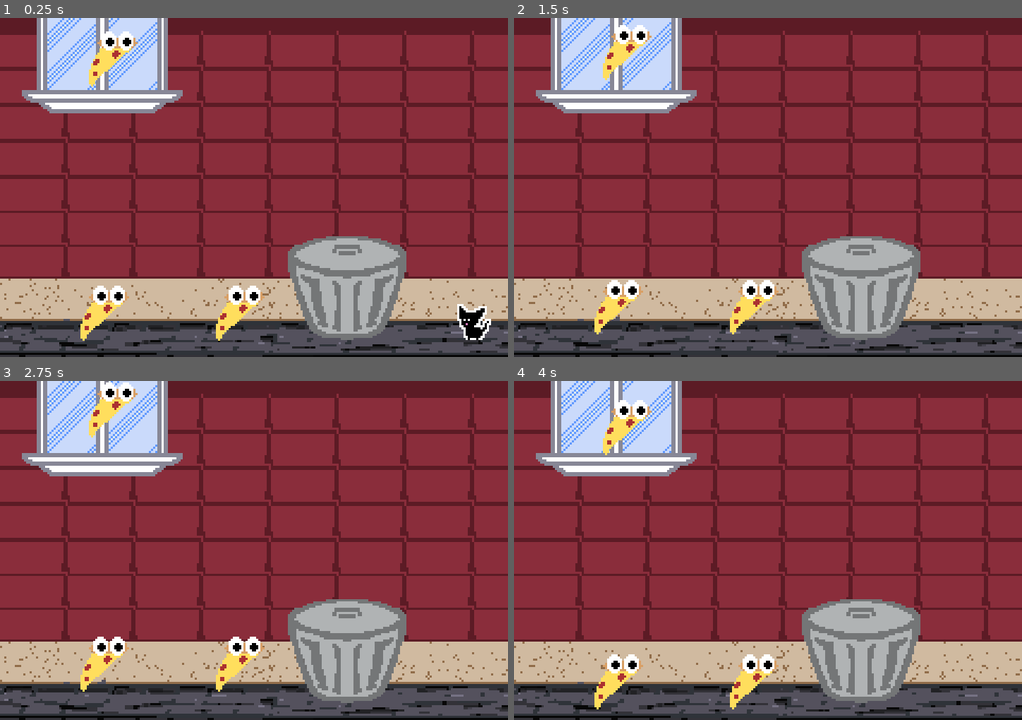
Above: before the commit, frames 1-4 (two rows, left to right).
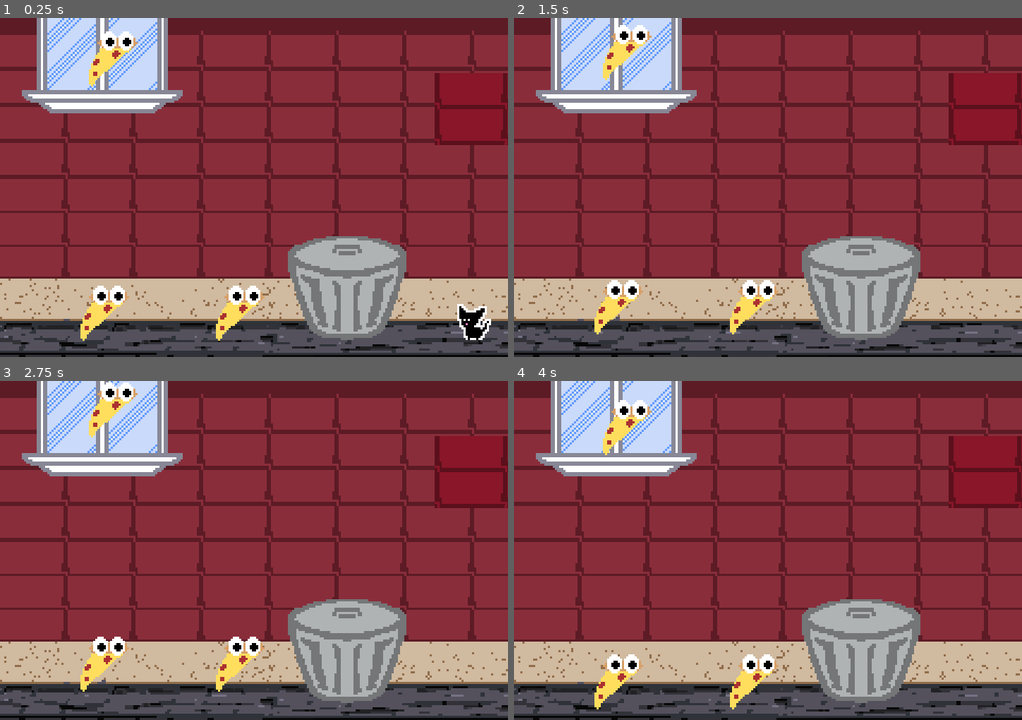
Above: after the commit, the same moments.

Repository: zcarter95/Chonk-Furrever
Game: Godot game, scene res://Managers/SceneSwitcher.tscn
The game is run twice, just before and just after one commit, with the same random seed, the same clock (stepped at 60 frames per second) and the same inputs.
Inputs:
- Up to frame 1 (0.25 s): no input
- Up to frame 2 (1.5 s): hold D (right) from 0.53 s (still down); tap Space (jump) at 0.77 s
- Up to frame 3 (2.75 s): tap Space (jump) at 1.52 s; release D (right) at 2.03 s; hold A (left) from 2.03 s (still down)
- Up to frame 4 (4 s): release A (left) at 2.78 s; hold D (right) from 2.78 s (still down); tap Space (jump) at 3.02, 3.77 s

The runs differ from the first frame. In frame 1, 0.9% of the frame differs, in the area x 85-100%, y 16-38%; in frame 2, 0.9%; in frame 3, 0.9%; in frame 4, 0.9%.

Commit message:
messed around with making a block

Diff:
--- a/Managers/SceneSwitcher.tscn
+++ b/Managers/SceneSwitcher.tscn
@@ -1,6 +1,7 @@
-[gd_scene load_steps=5 format=2]
+[gd_scene load_steps=6 format=2]
 
 [ext_resource path="res://World/Levels/OverworldLevel.tscn" type="PackedScene" id=1]
+[ext_resource path="res://Platforms and Props/Block.tscn" type="PackedScene" id=2]
 [ext_resource path="res://Managers/SceneSwitcher.gd" type="Script" id=3]
 
 [sub_resource type="Animation" id=1]
@@ -50,3 +51,6 @@
 [node name="AnimationPlayer" type="AnimationPlayer" parent="."]
 anims/FadeIn = SubResource( 1 )
 anims/FadeOut = SubResource( 2 )
+
+[node name="Block2" parent="." instance=ExtResource( 2 )]
+position = Vector2( 223, 43 )
--- /dev/null
+++ b/Platforms and Props/Block.tscn
@@ -0,0 +1,15 @@
+[gd_scene load_steps=3 format=2]
+
+[ext_resource path="res://Sprites/Platforms/Block.png" type="Texture" id=1]
+
+[sub_resource type="RectangleShape2D" id=1]
+extents = Vector2( 18, 17 )
+
+[node name="Block" type="KinematicBody2D"]
+position = Vector2( 223, 105 )
+
+[node name="Sprite" type="Sprite" parent="."]
+texture = ExtResource( 1 )
+
+[node name="CollisionShape2D" type="CollisionShape2D" parent="."]
+shape = SubResource( 1 )
Binary file added: Sprites/Platforms/Block.aseprite
Binary file added: Sprites/Platforms/Block.png
Not shown, added: Sprites/Platforms/Block.png.import
